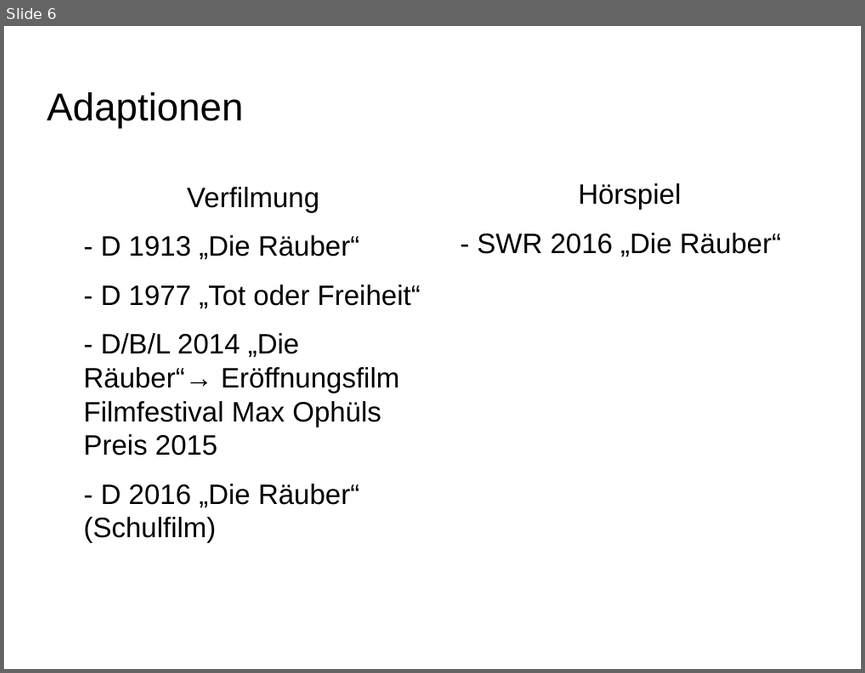
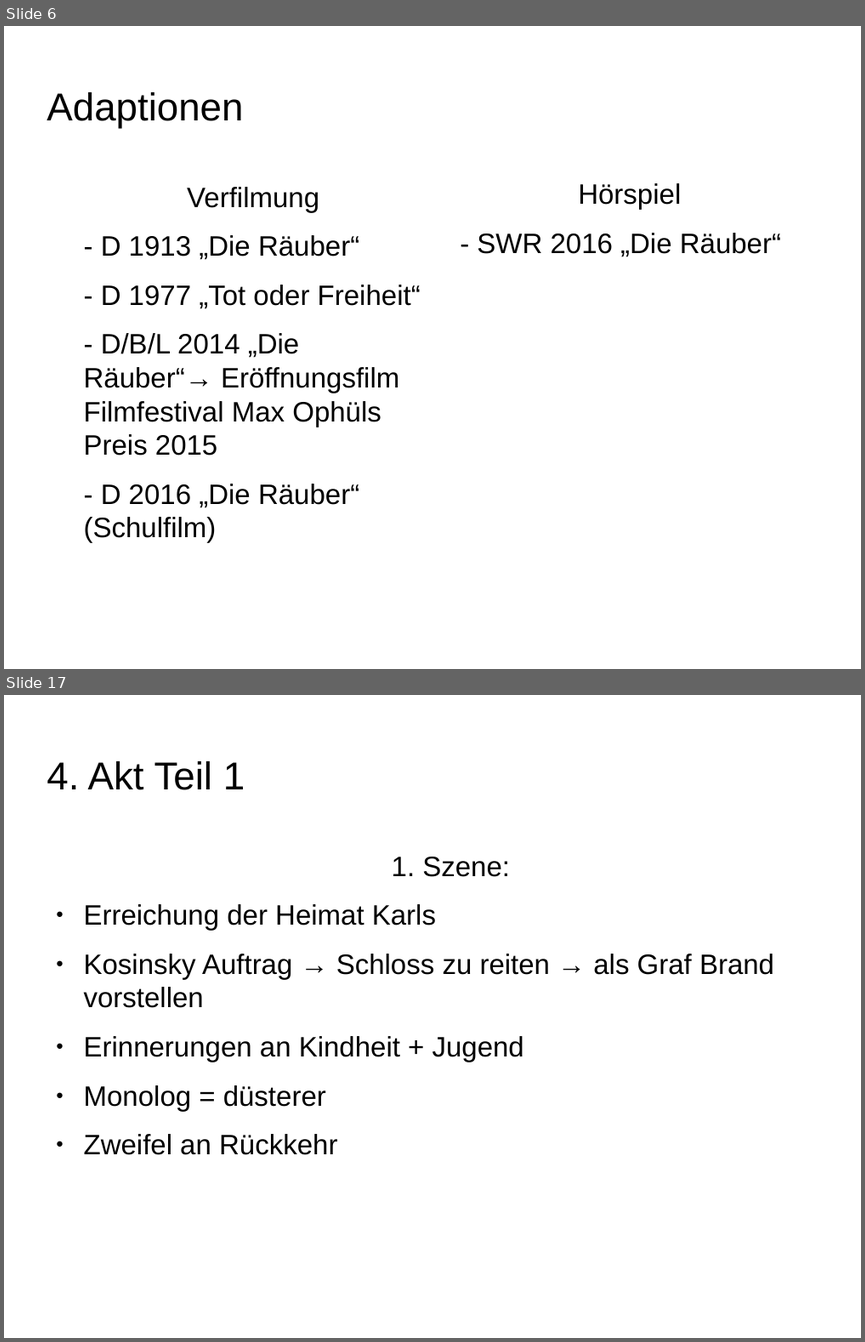
Before and after one commit to Galaxyqasar/Schule, a slide deck: Vortraege/Die_R-uber/Die_Raeuber.odp. Shown one above the other, each under a label of ours: slide 6 before the commit, slides 6 and 17 after it; the slides between them are not shown. The pictures are 865x673 and 865x1342 pixels, drawn with LibreOffice and Linux fonts; fonts in the diff are those of the drawing; background and template pictures are left out. Boxes give left, top, right and bottom in pixels: in the first picture for what was removed or moved away, otherwise in the second. Text is boxed around its words. In the diff, an @@ line names an element or a change of style, - is before the commit and + after.

```diff
--- a/Vortraege/Die_R-uber/Die_Raeuber.odp
+++ b/Vortraege/Die_R-uber/Die_Raeuber.odp
@@ slide 17 added at (4,695,861,1338), background picture (left out) @@
@@ title added at (46,761,245,790), 36 pt, text #000000 @@
+4. Akt Teil 1
@@ text added at (84,857,774,1155), 26 pt, text #000000 @@
+1. Szene:
+● Erreichung der Heimat Karls
+● Kosinsky Auftrag → Schloss zu reiten → als Graf Brand vorstellen
+● Erinnerungen an Kindheit + Jugend
+● Monolog = düsterer
+● Zweifel an Rückkehr
```
Also in this commit, not shown: 2 slides changed, 15 other slides added.
